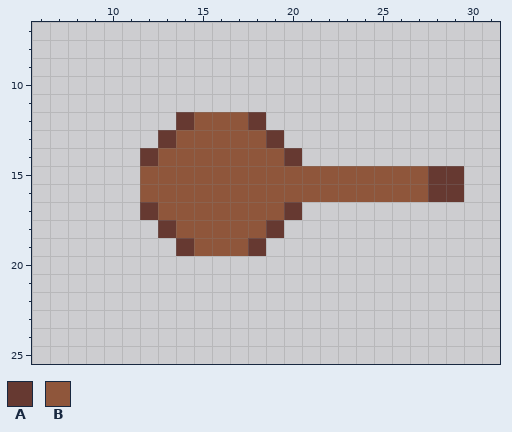
Pixel-art file: Assets/Sprites/Basic_Turret.aseprite. Above: the version before the commit.
32x32 pixels, 1 frame. Shown: x 6..31, y 7..25.
Palette (. is transparent): A #663931  B #8f563b
Pixels before, first column x 12:
12 ..ABBBA...........
13 .ABBBBBA..........
14 ABBBBBBBA.........
15 BBBBBBBBBBBBBBBBAA
16 BBBBBBBBBBBBBBBBAA
17 ABBBBBBBA.........
18 .ABBBBBA..........
19 ..ABBBA...........
Once edited:
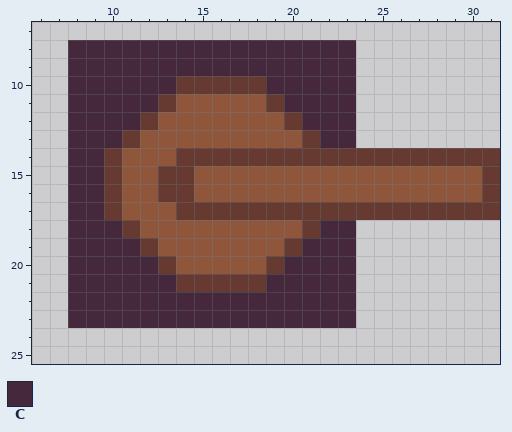
Colours new in this view: C #45283c
Change:
layer "Base" now shown
Layers "Turret", "Base":
Colour A is added in row 10 at x 14 to 18; in row 11 at x 13 and 19; in row 12 at x 12 and 20; in row 13 at x 11 and 21; in row 14 at x 10 and 21 to 31; in rows 15 to 16 at x 10 and 31.
Colour A is added in row 17 at x 10 and 21 to 31; in row 18 at x 11 and 21; in row 19 at x 12 and 20; in row 20 at x 13 and 19; in row 21 at x 14 to 18.
Colour A replaces colour B in row 14 at x 14 to 19; in rows 15 to 16 at x 13 to 14; in row 17 at x 14 to 19.
Colour B is added in row 11 at x 14 to 18; in row 12 at x 13 and 19; in row 13 at x 12 and 20; in row 14 at x 11; in rows 15 to 16 at x 11 and 30; in row 17 at x 11.
Colour B is added in row 18 at x 12 and 20; in row 19 at x 13 and 19; in row 20 at x 14 to 18.
Colour B replaces colour A in row 12 at x 14 and 18; in row 13 at x 13 and 19; in row 14 at x 12; in rows 15 to 16 at x 28 to 29; in row 17 at x 12; in row 18 at x 13 and 19.
Colour B replaces colour A in row 19 at x 14 and 18.
Colour C is added in rows 8 to 9 at x 8 to 23; in row 10 at x 8 to 13 and 19 to 23; in row 11 at x 8 to 12 and 20 to 23; in row 12 at x 8 to 11 and 21 to 23; in row 13 at x 8 to 10 and 22 to 23; in rows 14 to 17 at x 8 to 9.
Colour C is added in row 18 at x 8 to 10 and 22 to 23; in row 19 at x 8 to 11 and 21 to 23; in row 20 at x 8 to 12 and 20 to 23; in row 21 at x 8 to 13 and 19 to 23; in rows 22 to 23 at x 8 to 23.
